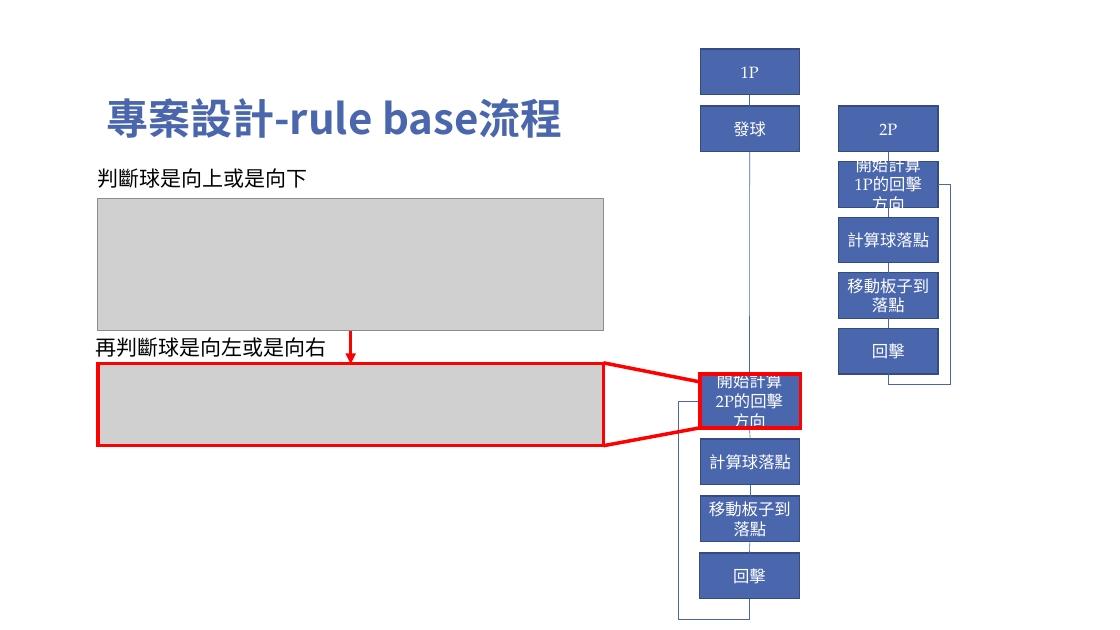
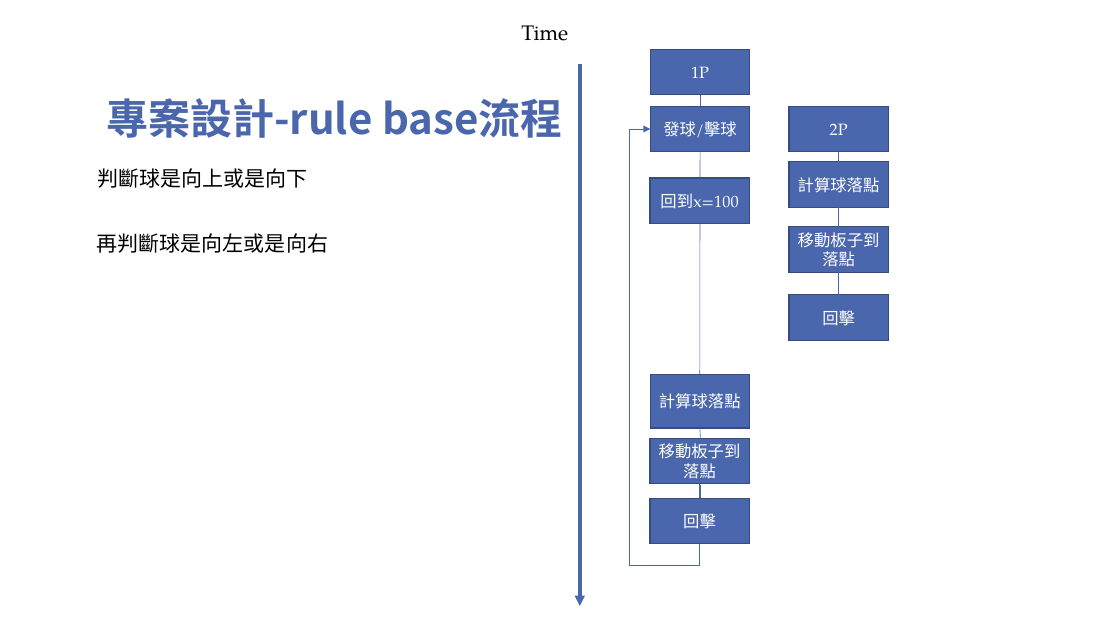
Before and after one commit to TsaiHaoWei/Machine-Learning, a slide deck: slide 10 of Finally project/Pingpong_第六組.pptx. Drawn at 1120x630 pixels with LibreOffice and Linux fonts; fonts in the diff are those of the drawing; grey boxes stand for pictures; background and template pictures are left out. Boxes give left, top, right and bottom in pixels: in the first picture for what was removed or moved away, otherwise in the second. Text is boxed around its words. In the diff, an @@ line names an element or a change of style, - is before the commit and + after.

```diff
--- a/Finally project/Pingpong_第六組.pptx
+++ b/Finally project/Pingpong_第六組.pptx
@@ text added at (x1=521, y1=25, x2=568, y2=41), 18 pt, text #000000 @@
+Time
@@ arrow added from (580, 64) to (580, 606), #4A66AC 3 pt @@
@@ elbow arrow added from (700, 544) to (650, 129), #4A66AC 0.5 pt @@
@@ text in rectangle at (x1=663, y1=121, x2=736, y2=138): text changed @@
-發球
+發球/擊球
@@ rectangle added at (x1=650, y1=178, x2=749, y2=224), fill #4A66AC, outline #374B7F 1 pt, 14 pt, text #FFFFFF @@
+回到x=100
@@ text in rectangle at (x1=798, y1=177, x2=880, y2=193): text changed @@
-開始計算1P的回擊方向
+計算球落點
@@ picture removed at (x1=97, y1=198, x2=603, y2=331) @@
@@ group removed at (x1=679, y1=185, x2=950, y2=620): 2 rectangles, 2 elbow lines @@
-計算球落點
-計算球落點
@@ text "再判斷球是向左或是向右" moved from (x1=95, y1=337, x2=326, y2=357) to (x1=97, y1=233, x2=328, y2=253) @@
@@ rectangle "移動板子到落點" moved from (x1=839, y1=273, x2=938, y2=319) to (x1=789, y1=227, x2=888, y2=273) @@
@@ line moved from (888, 263) - (888, 273) to (839, 217) - (839, 227) @@
@@ rectangle "回擊" moved from (x1=839, y1=329, x2=938, y2=375) to (x1=789, y1=295, x2=888, y2=341) @@
@@ line moved from (888, 318) - (888, 329) to (839, 272) - (839, 295) @@
@@ arrow removed from (350, 331) to (350, 364) @@
@@ picture removed at (x1=97, y1=364, x2=603, y2=446) @@
@@ rectangle removed at (x1=97, y1=364, x2=603, y2=446) @@
@@ line removed from (603, 363) to (701, 382) @@
@@ 7 lines, 5 rectangles moved together from (x1=700, y1=49, x2=938, y2=498) to (x1=650, y1=49, x2=888, y2=498) @@
@@ rectangle removed at (x1=700, y1=374, x2=801, y2=428) @@
@@ text in rectangle at (x1=659, y1=393, x2=741, y2=409): text changed @@
-開始計算2P的回擊方向
+計算球落點
@@ line removed from (603, 446) to (700, 428) @@
@@ rectangle "移動板子到落點" moved from (x1=700, y1=496, x2=799, y2=542) to (x1=650, y1=439, x2=749, y2=485) @@
@@ rectangle "回擊" moved from (x1=700, y1=553, x2=799, y2=599) to (x1=650, y1=498, x2=749, y2=544) @@
@@ line moved from (749, 542) - (749, 553) to (700, 484) - (700, 498) @@
```
Also in this commit, not shown: 5 other slides changed, 2 slides added, 2 slides removed, 4 other files.
